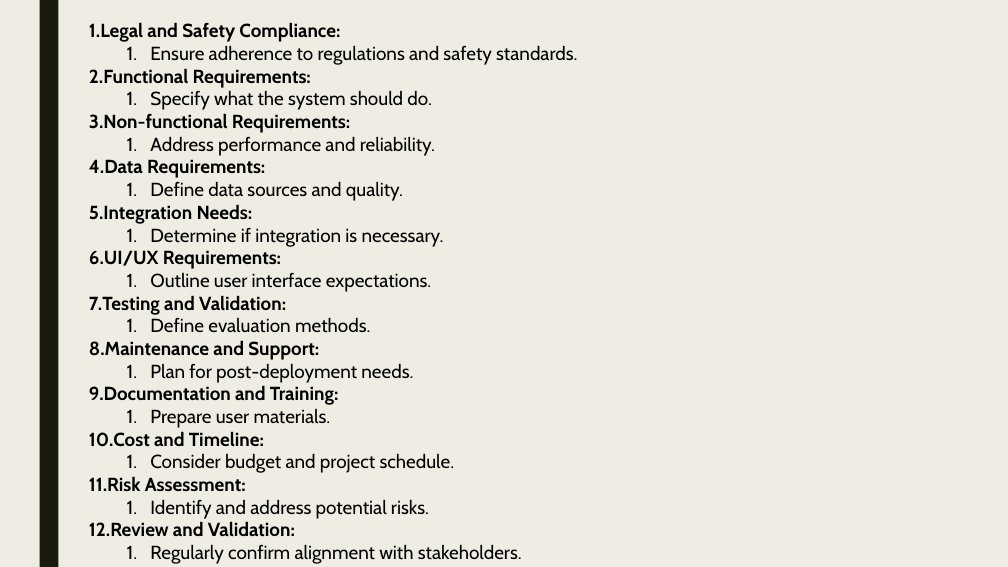
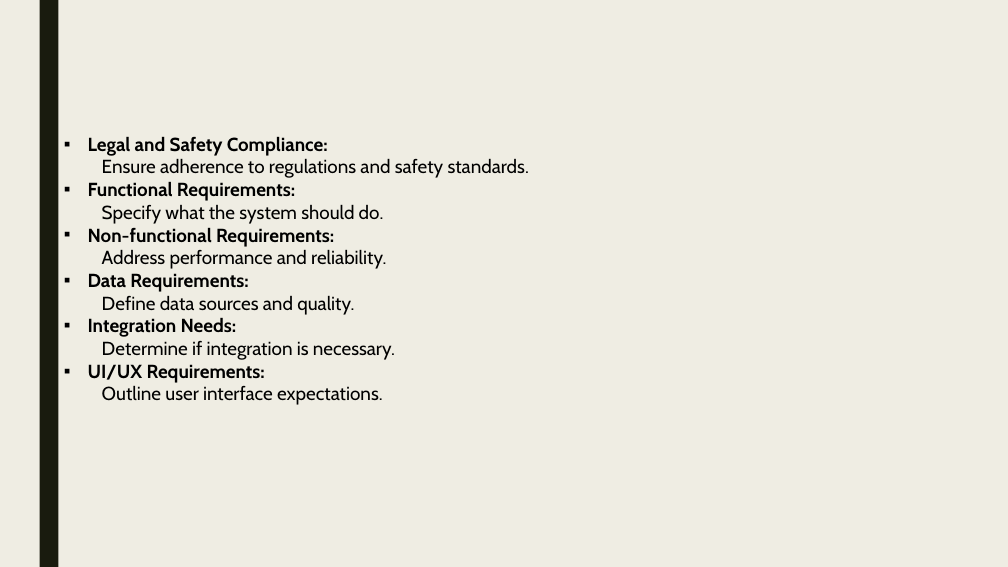
Before and after one commit to ADITYAz2002/Minor-Project, a slide deck: slide 8 of Zeroth Review 2.pptx. Drawn at 1008x567 pixels with LibreOffice and Linux fonts; fonts in the diff are those of the drawing. Boxes give left, top, right and bottom in pixels: in the first picture for what was removed or moved away, otherwise in the second. Text is boxed around its words. In the diff, an @@ line names an element or a change of style, - is before the commit and + after.

```diff
--- a/Zeroth Review 2.pptx
+++ b/Zeroth Review 2.pptx
@@ text "Legal and Safety Compliance:": place and size @@
-text "Legal and Safety Compliance:" at [89,22,577,564]
+text "Legal and Safety Compliance:" at [88,136,529,405]
@@ text "Legal and Safety Compliance:" at [88,136,529,405]: bullet 1. to ▪; bullet 1. to none @@
@@ text at [89,295,522,564]: paragraphs removed @@
-7. Testing and Validation:
-  1. Define evaluation methods.
-8. Maintenance and Support:
-  1. Plan for post-deployment needs.
-9. Documentation and Training:
-  1. Prepare user materials.
-10. Cost and Timeline:
-  1. Consider budget and project schedule.
-11. Risk Assessment:
-  1. Identify and address potential risks.
-12. Review and Validation:
-  1. Regularly confirm alignment with stakeholders.
```
Also in this commit, not shown: 2 other slides changed, 2 slides added, 3 other files.
